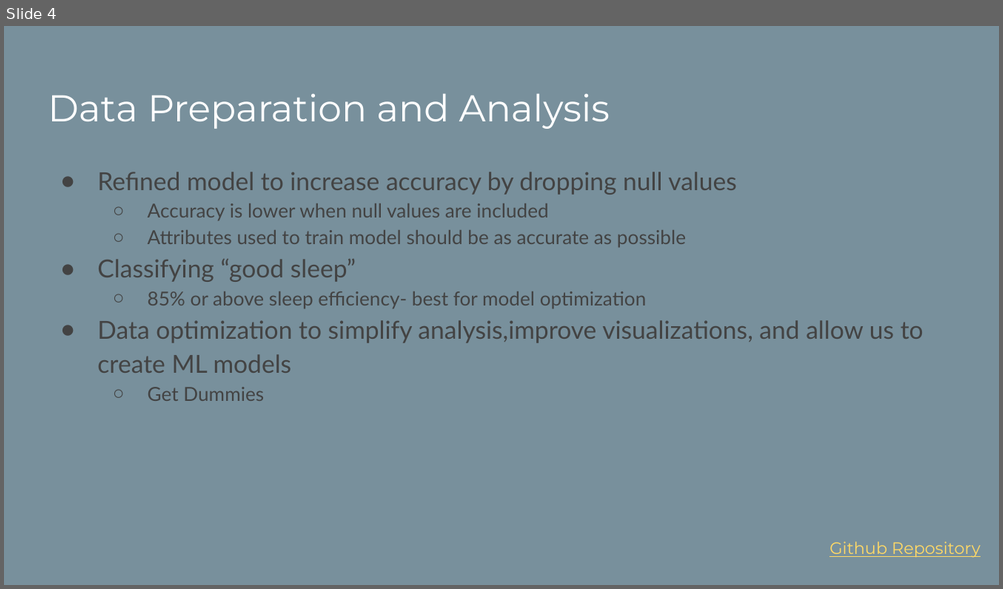
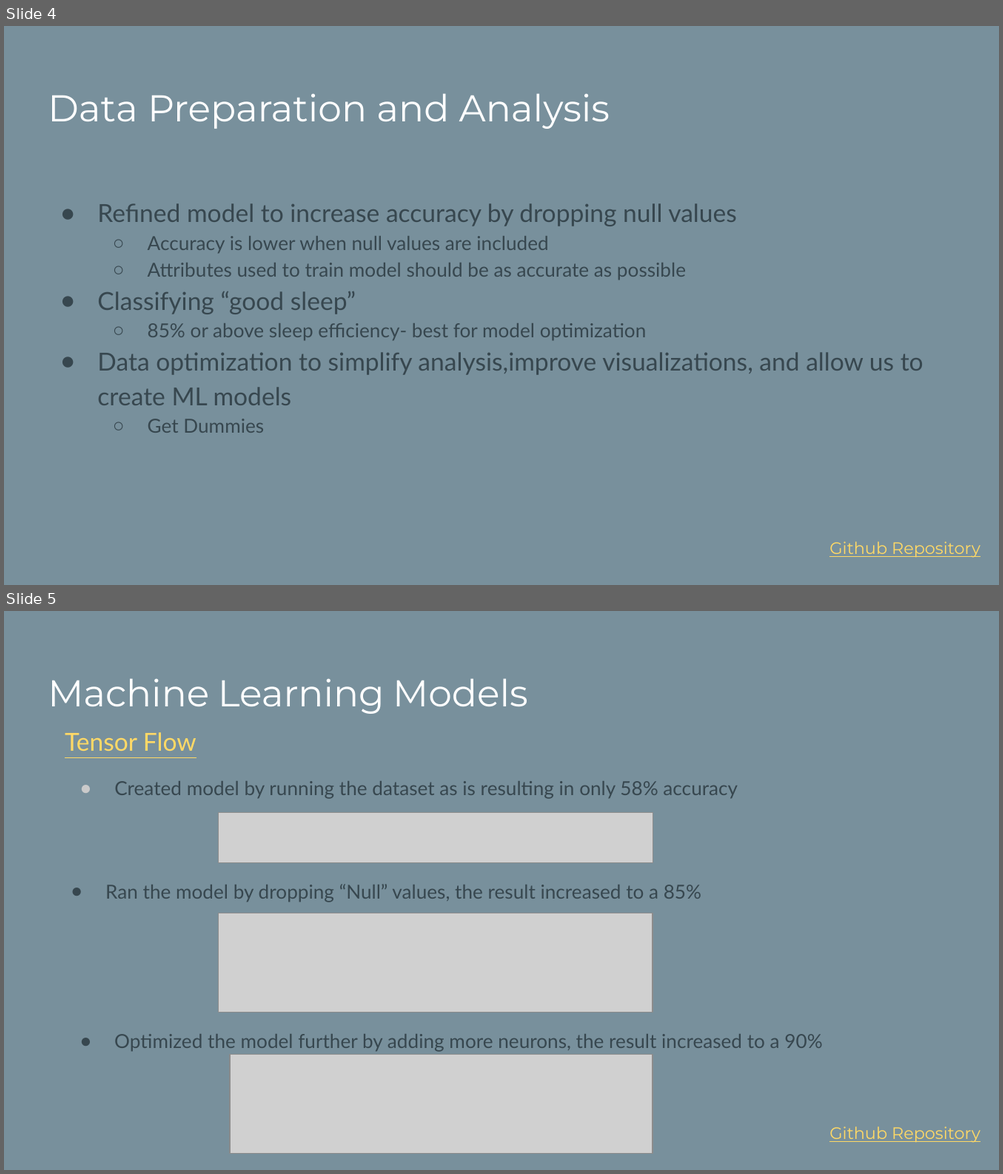
Before and after one commit to IB2MS/Project_4, a slide deck: Sleep Efficiency Analysis and Modeling.pptx. Shown one above the other, each under a label of ours: slide 4 before the commit, slides 4 and 5 after it. The pictures are 1003x589 and 1003x1174 pixels, drawn with LibreOffice and Linux fonts; fonts in the diff are those of the drawing; grey boxes stand for pictures. Boxes give left, top, right and bottom in pixels: in the first picture for what was removed or moved away, otherwise in the second. Text is boxed around its words. In the diff, an @@ line names an element or a change of style, - is before the commit and + after.

```diff
--- a/Sleep Efficiency Analysis and Modeling.pptx
+++ b/Sleep Efficiency Analysis and Modeling.pptx
@@ slide 5 added at (x1=4, y1=611, x2=999, y2=1170), background #78909C @@
@@ title added at (x1=48, y1=678, x2=528, y2=714), 27 pt, text #FFFFFF @@
+Machine Learning Models
@@ text added at (x1=65, y1=732, x2=737, y2=799), 14 pt, text #37474F @@
+Tensor Flow
+● Created model by running the dataset as is resulting in only 58% accuracy
@@ picture added at (x1=218, y1=813, x2=652, y2=863) @@
@@ text added at (x1=105, y1=884, x2=701, y2=902), 14 pt, text #37474F @@
+● Ran the model by dropping “Null” values, the result increased to a 85%
@@ picture added at (x1=219, y1=914, x2=652, y2=1013) @@
@@ text added at (x1=114, y1=1034, x2=822, y2=1052), 14 pt, text #37474F @@
+● Optimized the model further by adding more neurons, the result increased to a 90%
@@ picture added at (x1=230, y1=1054, x2=652, y2=1154) @@
@@ text added at (x1=829, y1=1127, x2=980, y2=1143), 12 pt, text #FFD966, underline @@
+Github Repository
@@ slide 4 changed as well @@
@@ text "Refined model to increase accuracy ..." moved from (x1=97, y1=172, x2=923, y2=401) to (x1=97, y1=204, x2=923, y2=433) @@
@@ text "Refined model to increase accuracy ..." at (x1=97, y1=204, x2=923, y2=433): text colour #434343 to #37474F; bullet colour #434343 to #37474F @@
```
Also in this commit, not shown: 9 other slides changed, 2 other slides added, 1 slide removed.
